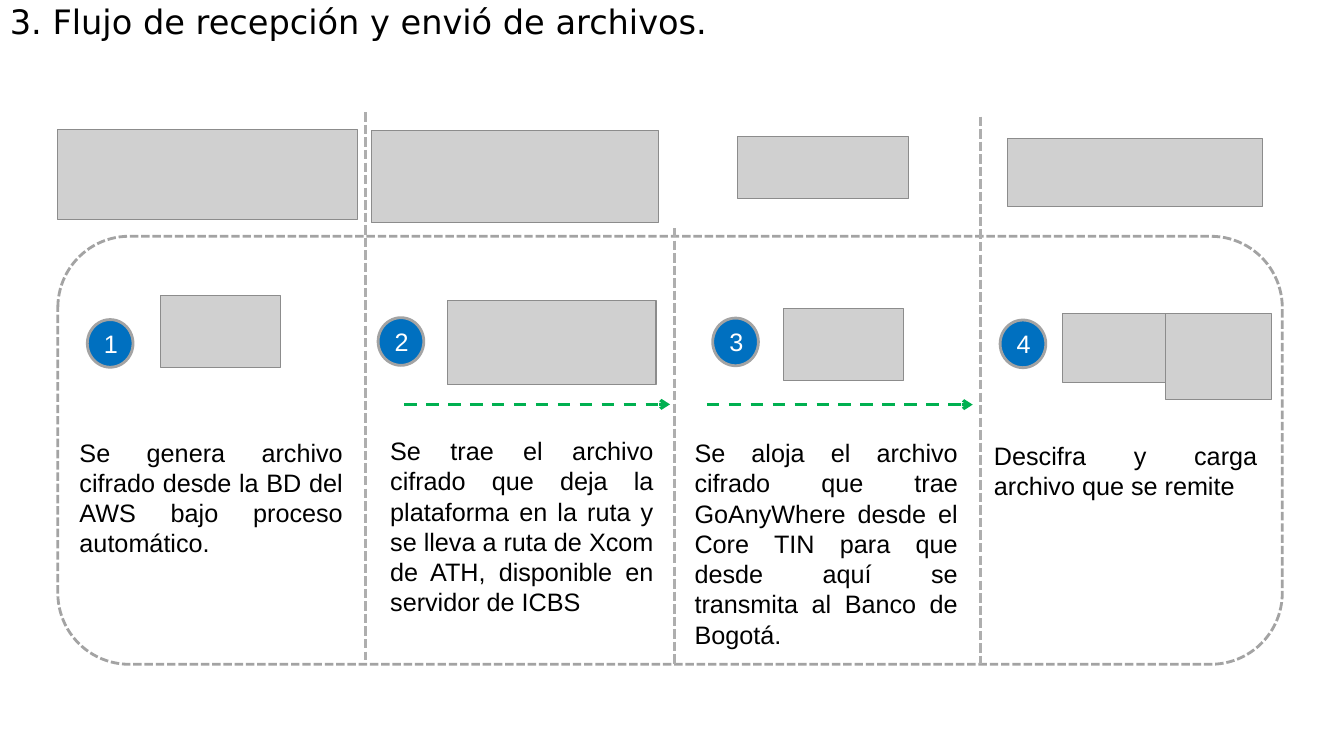
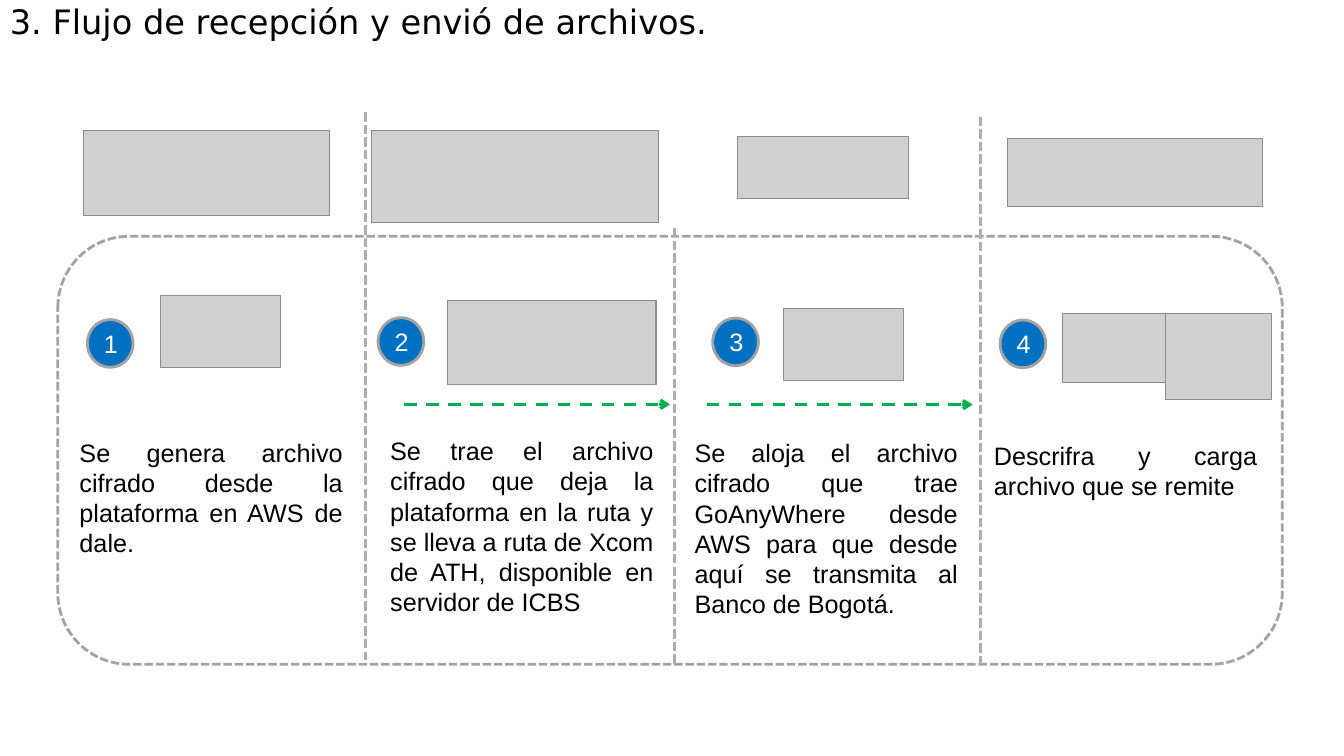
Before and after one commit to keos2017/Flujos-GAW-AWS, a slide deck: slide 6 of RQ35314/Entrega RQ35314_transferenciaArchivos.pptx. Drawn at 1344x756 pixels with LibreOffice and Linux fonts; fonts in the diff are those of the drawing; grey boxes stand for pictures; background and template pictures are left out. Boxes give left, top, right and bottom in pixels: in the first picture for what was removed or moved away, otherwise in the second. Text is boxed around its words. In the diff, an @@ line names an element or a change of style, - is before the commit and + after.

Commit message:
Control de cambio sobre flujo dale cashback, se retira del RQ35314 y se ajusta presentacion powerpoint al igual que el documento

```diff
--- a/RQ35314/Entrega RQ35314_transferenciaArchivos.pptx
+++ b/RQ35314/Entrega RQ35314_transferenciaArchivos.pptx
@@ picture: place and size @@
-picture at (57,129,357,219)
+picture at (83,130,330,216)
@@ text at (79,443,343,553): text changed @@
-Se genera archivo cifrado desde la BD del AWS bajo proceso automático.
+Se genera archivo cifrado desde la plataforma en AWS de dale.
@@ text at (695,443,958,619): text changed @@
-Se aloja el archivo cifrado que trae GoAnyWhere desde el Core TIN para que desde aquí se transmita al Banco de Bogotá.
+Se aloja el archivo cifrado que trae GoAnyWhere desde AWS para que desde aquí se transmita al Banco de Bogotá.
@@ text at (994,446,1257,501): text changed @@
-Descifra y carga archivo que se remite
+Descrifra y carga archivo que se remite
```
Also in this commit, not shown: 6 other slides changed, 1 slide added, 1 slide removed, 6 other files.
